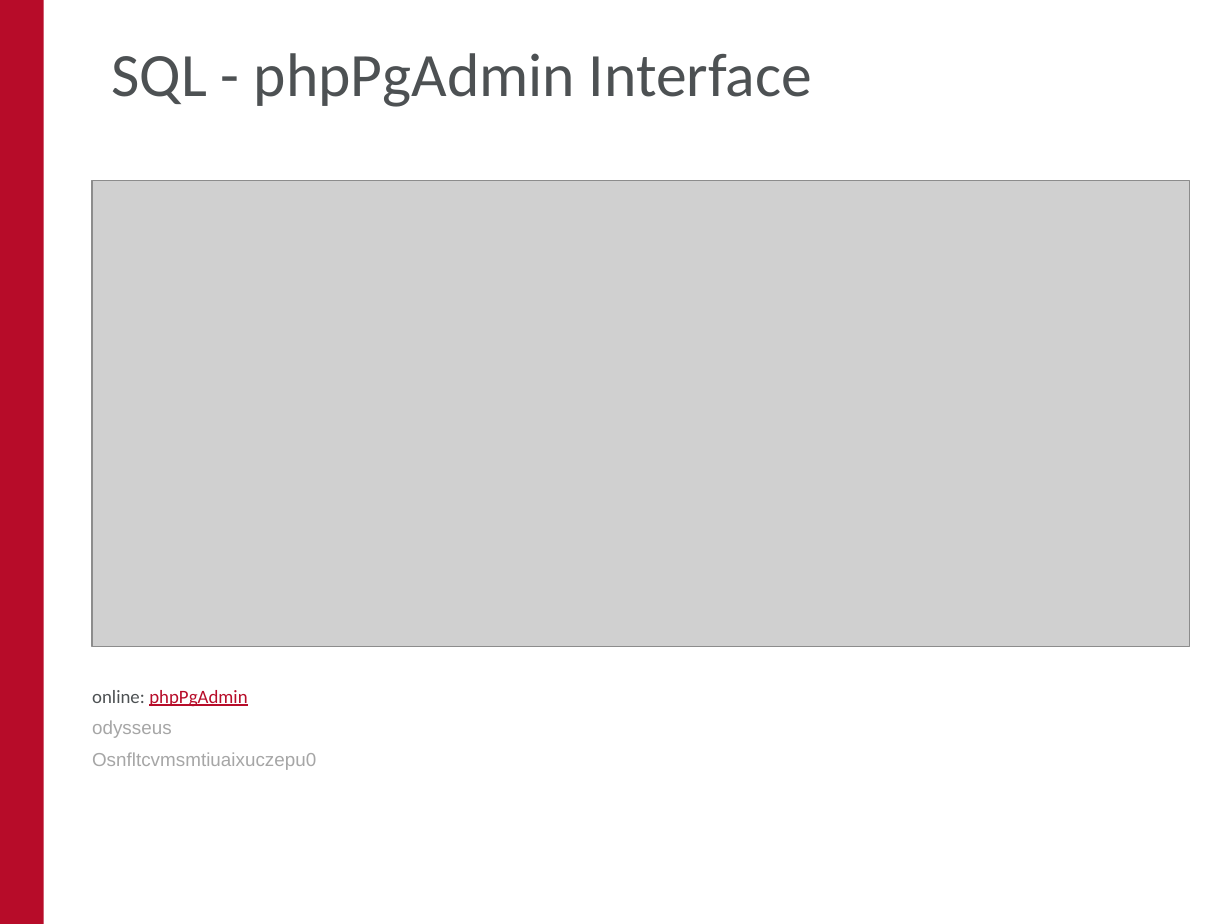
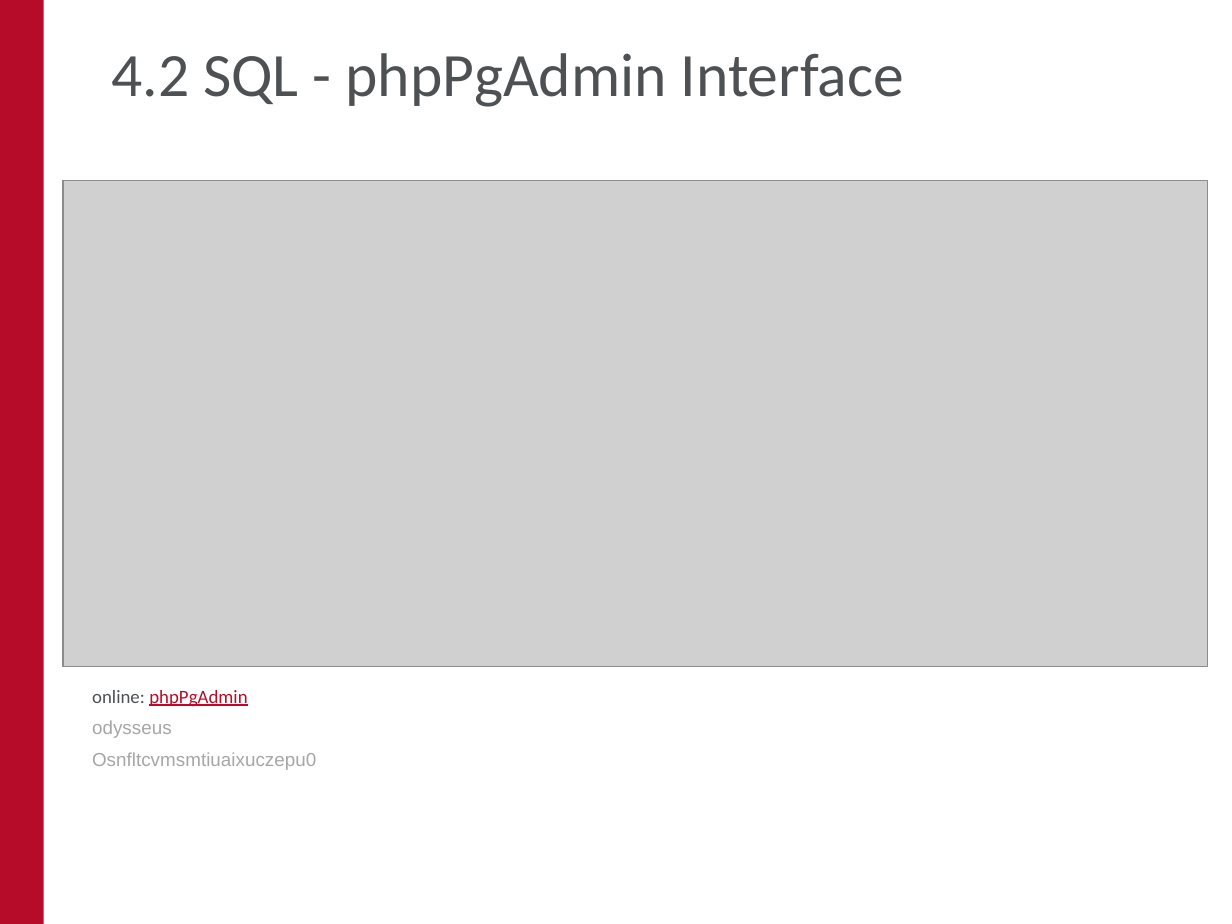
Before and after one commit to oskar-engler/praktikumsbericht, a slide deck: slide 23 of Bericht/PPT/Website - Analytic Tools.pptx. Drawn at 1232x924 pixels with LibreOffice and Linux fonts; fonts in the diff are those of the drawing; grey boxes stand for pictures; background and template pictures are left out. Boxes give left, top, right and bottom in pixels: in the first picture for what was removed or moved away, otherwise in the second. Text is boxed around its words. In the diff, an @@ line names an element or a change of style, - is before the commit and + after.

```diff
--- a/Bericht/PPT/Website - Analytic Tools.pptx
+++ b/Bericht/PPT/Website - Analytic Tools.pptx
@@ title at <box>112,53,904,107</box>: text changed @@
-SQL - phpPgAdmin Interface
+4.2 SQL - phpPgAdmin Interface
@@ picture: place and size @@
-picture at <box>92,181,1190,647</box>
+picture at <box>63,181,1207,667</box>
```
Also in this commit, not shown: 21 other slides changed, 1 slide added, 22 other files.
